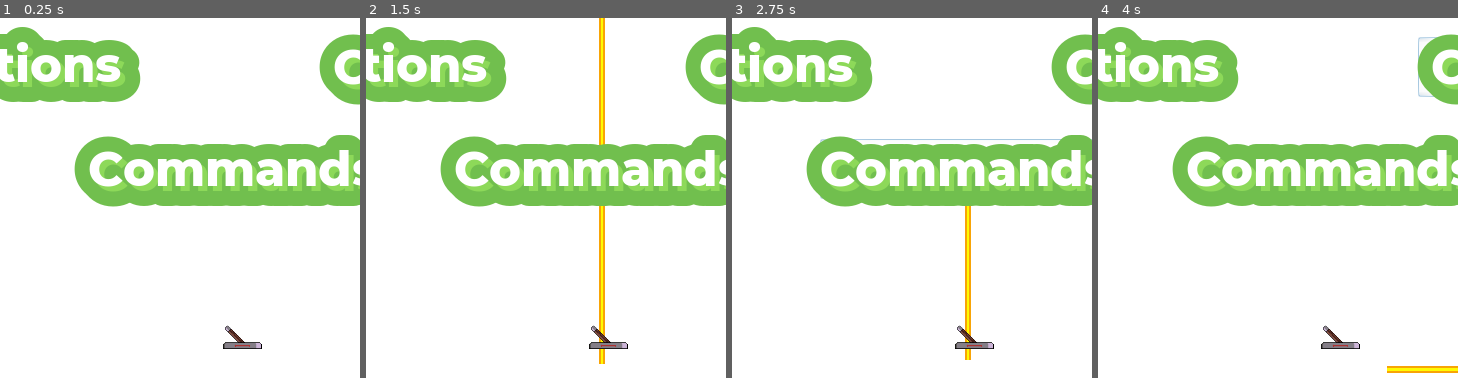
Above: before the commit, frames 1-4 (left to right).
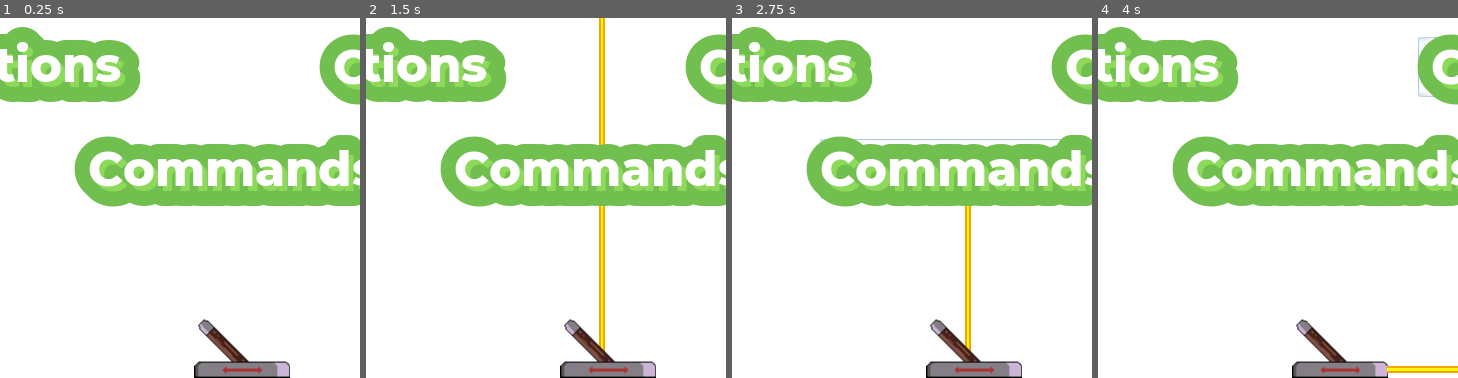
Above: after the commit, the same moments.

Repository: SRWGShinyo/The-Lever
Game: Godot game, scene res://scenes/TitleScreen.tscn
The game is run twice, just before and just after one commit, with the same random seed, the same clock (stepped at 60 frames per second) and the same inputs.
Inputs:
- Up to frame 1 (0.25 s): no input
- Up to frame 2 (1.5 s): click "Play" at 0.5 s; click "Play" at 1.25 s
- Up to frame 3 (2.75 s): click "Commands" at 2 s
- Up to frame 4 (4 s): click "Options" at 2.75 s; click "Credits" at 3.5 s
The pictures show only the part of the screen within x 17-67%, y 50-100%; the shares and areas given below are measured in that part.

The runs differ from the first frame. In frame 1, 2.0% of the frame differs, in the area x 53-81%, y 83-100%; in frame 2, 2.0%; in frame 3, 2.0%; in frame 4, 2.0%.
Error in both runs: Trying to assign value of type 'AudioStreamPlayer2D' to a variable of type 'AudioStreamPlayer'. (res://MainTitleMusic.gd:22)

Commit message:
level: lets go

Diff:
--- a/Objects/Bone.gd
+++ b/Objects/Bone.gd
@@ -1,7 +1,5 @@
 extends Node2D
 
-signal bone_found
-
 func _on_ClickableArea_clicked():
-	emit_signal("bone_found")
+	$"/root/globals".get_player().give_item("bone")
 	queue_free()
--- a/scenes/Commands.tscn
+++ b/scenes/Commands.tscn
@@ -115,6 +115,7 @@
 [node name="LeverRoot" parent="." instance=ExtResource( 3 )]
 editor/display_folded = true
 position = Vector2( 357.779, 674.747 )
+scale = Vector2( 1, 1 )
 [connection signal="clicked" from="LeverRoot/ClickableArea" to="." method="_on_ClickableArea_clicked"]
 
 [editable path="LeverRoot"]
--- a/scenes/Credits.tscn
+++ b/scenes/Credits.tscn
@@ -46,6 +46,7 @@
 
 [node name="LeverRoot" parent="." instance=ExtResource( 3 )]
 position = Vector2( 367.441, 671.59 )
+scale = Vector2( 1, 1 )
 
 [node name="Art and Design" type="Label" parent="."]
 margin_left = 7.03235
--- a/scenes/Level2.tscn
+++ b/scenes/Level2.tscn
@@ -1,125 +1,91 @@
-[gd_scene load_steps=18 format=2]
+[gd_scene load_steps=15 format=2]
 
-[ext_resource path="res://scenes/Level2.gd" type="Script" id=1]
-[ext_resource path="res://Objects/Rail.tscn" type="PackedScene" id=2]
-[ext_resource path="res://Objects/Floor.tscn" type="PackedScene" id=3]
-[ext_resource path="res://Objects/Lever.tscn" type="PackedScene" id=4]
+[ext_resource path="res://scenes/Level1.tscn" type="PackedScene" id=1]
+[ext_resource path="res://scenes/Level2.gd" type="Script" id=2]
+[ext_resource path="res://Objects/Rail.tscn" type="PackedScene" id=3]
+[ext_resource path="res://Objects/Floor.tscn" type="PackedScene" id=4]
 [ext_resource path="res://Objects/Platform.tscn" type="PackedScene" id=5]
 [ext_resource path="res://Objects/Dog.tscn" type="PackedScene" id=6]
 [ext_resource path="res://Objects/Hole.tscn" type="PackedScene" id=7]
 [ext_resource path="res://Objects/Hole.gd" type="Script" id=8]
 [ext_resource path="res://Objects/Clickable.tscn" type="PackedScene" id=9]
-[ext_resource path="res://Objects/Bone.gd" type="Script" id=10]
-[ext_resource path="res://resources/sprites/os.png" type="Texture" id=11]
-[ext_resource path="res://Objects/Seed.tscn" type="PackedScene" id=12]
-[ext_resource path="res://Objects/Roof.tscn" type="PackedScene" id=13]
-[ext_resource path="res://Objects/Player.tscn" type="PackedScene" id=14]
-[ext_resource path="res://Objects/BG.tscn" type="PackedScene" id=15]
+[ext_resource path="res://Objects/Seed.tscn" type="PackedScene" id=10]
+[ext_resource path="res://Objects/Bone.gd" type="Script" id=11]
+[ext_resource path="res://resources/sprites/os.png" type="Texture" id=12]
 
 [sub_resource type="RectangleShape2D" id=1]
-extents = Vector2( 16.1728, 5.17743 )
+extents = Vector2( 18.0477, 6.37604 )
 
 [sub_resource type="RectangleShape2D" id=2]
 extents = Vector2( 16.1007, 7.41296 )
 
 [node name="Level2Root" type="Node2D"]
-script = ExtResource( 1 )
 
-[node name="Rails" type="Node2D" parent="."]
+[node name="Level1Root" parent="." instance=ExtResource( 1 )]
+script = ExtResource( 2 )
+
+[node name="Rails" type="Node2D" parent="Level1Root"]
 editor/display_folded = true
+position = Vector2( 20.5827, 13.2318 )
 
-[node name="Rail" parent="Rails" instance=ExtResource( 2 )]
+[node name="Rail" parent="Level1Root/Rails" instance=ExtResource( 3 )]
 editor/display_folded = true
 position = Vector2( 282.639, 501.501 )
 
-[node name="Sprite" parent="Rails/Rail" index="0"]
-region_rect = Rect2( -20.25, 0, 8.14, 62.32 )
-
-[node name="Rail2" parent="Rails" instance=ExtResource( 2 )]
+[node name="Rail2" parent="Level1Root/Rails" instance=ExtResource( 3 )]
 editor/display_folded = true
 position = Vector2( 159.383, 404.672 )
 rotation = 1.5708
 
-[node name="Sprite" parent="Rails/Rail2" index="0"]
-region_rect = Rect2( -20.25, 0, 8.8, 84.64 )
+[node name="Floor2" parent="Level1Root" instance=ExtResource( 4 )]
 
-[node name="Floor" parent="." instance=ExtResource( 3 )]
+[node name="Platform" parent="Level1Root" instance=ExtResource( 5 )]
+editor/display_folded = true
+position = Vector2( 63.583, 417.235 )
 
-[node name="Lever" parent="." instance=ExtResource( 4 )]
-position = Vector2( 430, 590 )
+[node name="Dog" parent="Level1Root" instance=ExtResource( 6 )]
+editor/display_folded = true
+position = Vector2( 342.752, 627.618 )
 
-[node name="Platform" parent="." instance=ExtResource( 5 )]
+[node name="Hole" parent="Level1Root" instance=ExtResource( 7 )]
 editor/display_folded = true
-position = Vector2( 43.0003, 404.003 )
+position = Vector2( 197.212, 652.591 )
+script = ExtResource( 8 )
 
-[node name="Path2D" parent="Platform" index="0"]
+[node name="ClickableRoot" parent="Level1Root/Hole" instance=ExtResource( 9 )]
 editor/display_folded = true
 
-[node name="AnimatedSprite" parent="Platform/Path2D/PathFollow2D" index="0"]
-frame = 2
-
-[node name="Dog" parent="." instance=ExtResource( 6 )]
-position = Vector2( 326.58, 596.009 )
-
-[node name="AnimatedSprite" parent="Dog/Clickable/ClickableArea" index="1"]
-frame = 0
-
-[node name="Hole" parent="." instance=ExtResource( 7 )]
-editor/display_folded = true
-position = Vector2( 220, 620.367 )
-script = ExtResource( 8 )
-
-[node name="ClickableRoot" parent="Hole" instance=ExtResource( 9 )]
-
-[node name="ClickableArea" parent="Hole/ClickableRoot" index="0"]
+[node name="ClickableArea" parent="Level1Root/Hole/ClickableRoot" index="0"]
 editor/display_folded = true
 
-[node name="CollisionShape2D" parent="Hole/ClickableRoot/ClickableArea" index="1"]
+[node name="CollisionShape2D" parent="Level1Root/Hole/ClickableRoot/ClickableArea" index="1"]
 position = Vector2( 0.237823, -4.99432 )
 shape = SubResource( 1 )
 
-[node name="Bone" parent="." instance=ExtResource( 9 )]
+[node name="Seed" parent="Level1Root" instance=ExtResource( 10 )]
+position = Vector2( 615.553, 636.641 )
+
+[node name="Bone" parent="Level1Root" instance=ExtResource( 9 )]
 editor/display_folded = true
-position = Vector2( 199.726, 184.363 )
-script = ExtResource( 10 )
+position = Vector2( 206.342, 216.707 )
+script = ExtResource( 11 )
 
-[node name="ClickableArea" parent="Bone" index="0"]
+[node name="ClickableArea" parent="Level1Root/Bone" index="0"]
 editor/display_folded = true
 position = Vector2( 330.529, 420.004 )
 
-[node name="Sprite" parent="Bone/ClickableArea" index="0"]
-texture = ExtResource( 11 )
+[node name="Sprite" parent="Level1Root/Bone/ClickableArea" index="0"]
+texture = ExtResource( 12 )
 
-[node name="CollisionShape2D" parent="Bone/ClickableArea" index="1"]
+[node name="CollisionShape2D" parent="Level1Root/Bone/ClickableArea" index="1"]
 position = Vector2( 0, 8.69623 )
 shape = SubResource( 2 )
+[connection signal="animation_finished" from="Level1Root/Hole" to="Level1Root/Hole" method="_on_Hole_animation_finished" flags=6]
+[connection signal="clicked" from="Level1Root/Hole/ClickableRoot/ClickableArea" to="Level1Root/Hole" method="_on_ClickableArea_clicked"]
+[connection signal="clicked" from="Level1Root/Bone/ClickableArea" to="Level1Root/Bone" method="_on_ClickableArea_clicked"]
 
-[node name="Seed" parent="." instance=ExtResource( 12 )]
-position = Vector2( 595.705, 604.297 )
+[editable path="Level1Root"]
 
-[node name="Roof" parent="." instance=ExtResource( 13 )]
+[editable path="Level1Root/Hole/ClickableRoot"]
 
-[node name="Player" parent="." instance=ExtResource( 14 )]
-position = Vector2( 70, 600 )
-
-[node name="BG" parent="." instance=ExtResource( 15 )]
-position = Vector2( 1.18915, -10.9401 )
-[connection signal="clicked" from="Lever" to="." method="_on_Lever_clicked"]
-[connection signal="animation_finished" from="Hole" to="Hole" method="_on_Hole_animation_finished" flags=6]
-[connection signal="clicked" from="Hole/ClickableRoot/ClickableArea" to="Hole" method="_on_ClickableArea_clicked"]
-[connection signal="bone_found" from="Bone" to="Player" method="_on_Bone_bone_found"]
-[connection signal="clicked" from="Bone/ClickableArea" to="Bone" method="_on_ClickableArea_clicked"]
-
-[editable path="Rails/Rail"]
-
-[editable path="Rails/Rail2"]
-
-[editable path="Platform"]
-
-[editable path="Dog"]
-
-[editable path="Dog/Clickable"]
-
-[editable path="Hole/ClickableRoot"]
-
-[editable path="Bone"]
+[editable path="Level1Root/Bone"]
--- a/scenes/Level3.tscn
+++ b/scenes/Level3.tscn
@@ -6,6 +6,8 @@
 [node name="Level3Root" type="Node2D"]
 
 [node name="Level2Root" parent="." instance=ExtResource( 1 )]
+
+[node name="Level1Root" parent="Level2Root" index="0"]
 script = ExtResource( 2 )
 
 [editable path="Level2Root"]
--- a/scenes/Options.tscn
+++ b/scenes/Options.tscn
@@ -37,20 +37,21 @@
 [node name="OptionsLabel" type="Label" parent="."]
 margin_right = 720.0
 margin_bottom = 35.0
-custom_fonts/font = SubResource( 4 )
+custom_fonts/font = SubResource( 1 )
 text = "Options"
 align = 1
 valign = 1
 
 [node name="LeverRoot" parent="." instance=ExtResource( 3 )]
 position = Vector2( 355.301, 672.601 )
+scale = Vector2( 1, 1 )
 
 [node name="Music" type="Label" parent="."]
 margin_left = 24.5548
 margin_top = 200.315
 margin_right = 362.555
 margin_bottom = 256.315
-custom_fonts/font = SubResource( 1 )
+custom_fonts/font = SubResource( 2 )
 text = "Music Volume"
 
 [node name="MusSlider" type="HSlider" parent="Music"]
@@ -90,6 +91,7 @@
 margin_right = 568.0
 margin_bottom = 87.033
 value = 50.0
+ticks_on_borders = false
 [connection signal="clicked" from="LeverRoot" to="." method="_on_LeverRoot_clicked"]
 [connection signal="value_changed" from="Music/MusSlider" to="." method="_on_HSlider_value_changed"]
 [connection signal="value_changed" from="FX/FXSlider" to="." method="_on_FXSlider_value_changed"]
--- a/scenes/TitleScreen.tscn
+++ b/scenes/TitleScreen.tscn
@@ -73,7 +73,6 @@
 layer = -1
 
 [node name="CommandButton" parent="CanvasLayer" instance=ExtResource( 3 )]
-editor/display_folded = true
 margin_left = 207.027
 margin_top = 481.285
 margin_right = 507.027
@@ -92,9 +91,9 @@
 [node name="LeverRoot" parent="CanvasLayer" instance=ExtResource( 4 )]
 editor/display_folded = true
 position = Vector2( 361.393, 671.591 )
+scale = Vector2( 1, 1 )
 
 [node name="PlayButton" parent="." instance=ExtResource( 5 )]
-editor/display_folded = true
 margin_left = 292.571
 margin_top = 262.747
 margin_right = 412.571
Not shown: 4 places in scenes/Options.tscn that only renumber resources
